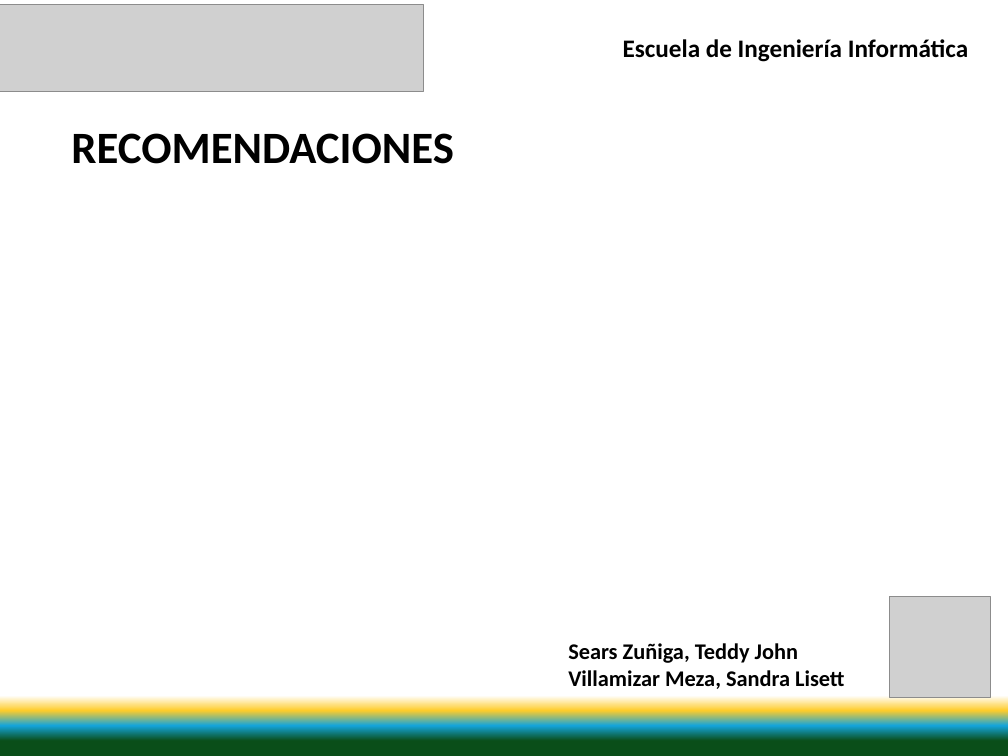
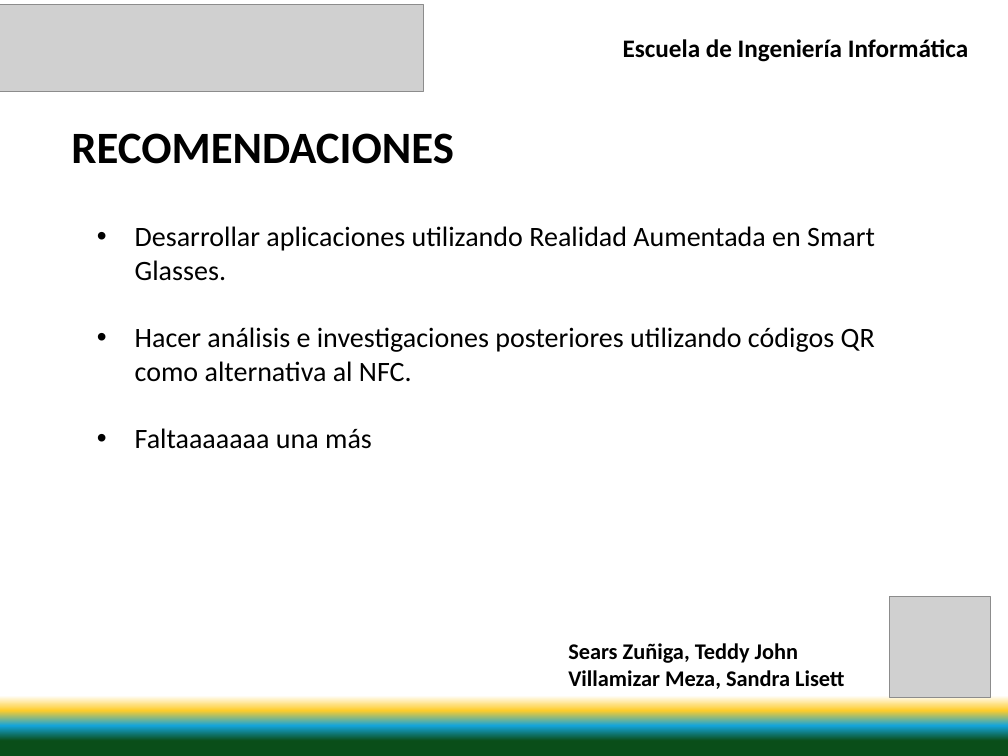
Before and after one commit to svillami/SanTed, a slide deck: slide 50 of Documentacion/Presentacion/Presentacion V1.0.pptx (slide 39 before the commit). Drawn at 1008x756 pixels with LibreOffice and Linux fonts; fonts in the diff are those of the drawing; grey boxes stand for pictures. Boxes give left, top, right and bottom in pixels: in the first picture for what was removed or moved away, otherwise in the second. Text is boxed around its words. In the diff, an @@ line names an element or a change of style, - is before the commit and + after.

```diff
--- a/Documentacion/Presentacion/Presentacion V1.0.pptx
+++ b/Documentacion/Presentacion/Presentacion V1.0.pptx
@@ text added at [135,226,875,449], 20 pt, text #000000 @@
+• Desarrollar aplicaciones utilizando Realidad Aumentada en Smart Glasses.
+• Hacer análisis e investigaciones posteriores utilizando códigos QR como alternativa al NFC.
+• Faltaaaaaaa una más
```
Also in this commit, not shown: 23 other slides changed, 11 slides added, 2 other files.
